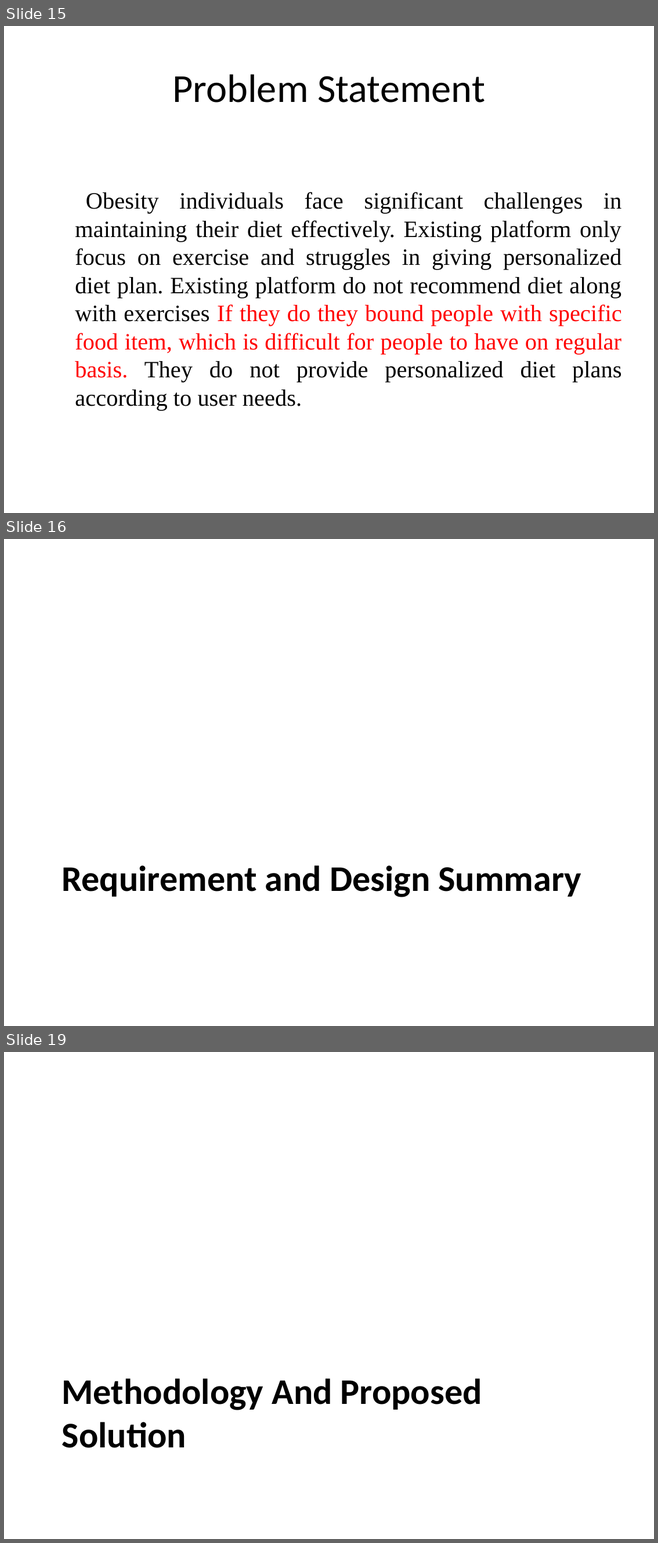
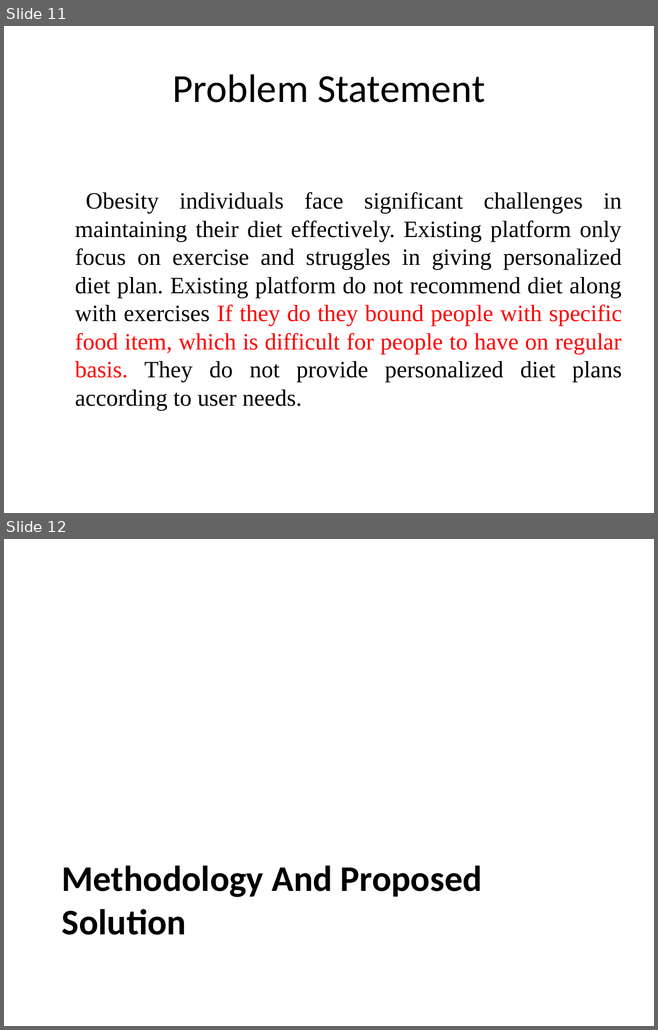
Before and after one commit to pandistic-zain/Fitnesstan--FYP, a slide deck: fitnesstan-documentation/FItnessstan_Final Presentation_Part 2.pptx. Shown one above the other, each under a label of ours: slides 15, 16 and 19 before the commit, slides 11 and 12 after it; the slides between them are not shown. The pictures are 658x1543 and 658x1030 pixels, drawn with LibreOffice and Linux fonts; fonts in the diff are those of the drawing; background and template pictures are left out. Boxes give left, top, right and bottom in pixels: in the first picture for what was removed or moved away, otherwise in the second. Text is boxed around its words. In the diff, an @@ line names an element or a change of style, - is before the commit and + after.

```diff
--- a/fitnesstan-documentation/FItnessstan_Final Presentation_Part 2.pptx
+++ b/fitnesstan-documentation/FItnessstan_Final Presentation_Part 2.pptx
@@ slide 16 removed at (x1=4, y1=539, x2=654, y2=1026), background picture (left out) @@
@@ title removed at (x1=62, y1=866, x2=581, y2=897) @@
-Requirement and Design Summary
@@ what was slide 15 is now slide 11 @@
@@ what was slide 19 is now slide 12 @@
```
Also in this commit, not shown: 7 slides changed, 25 other slides removed.
